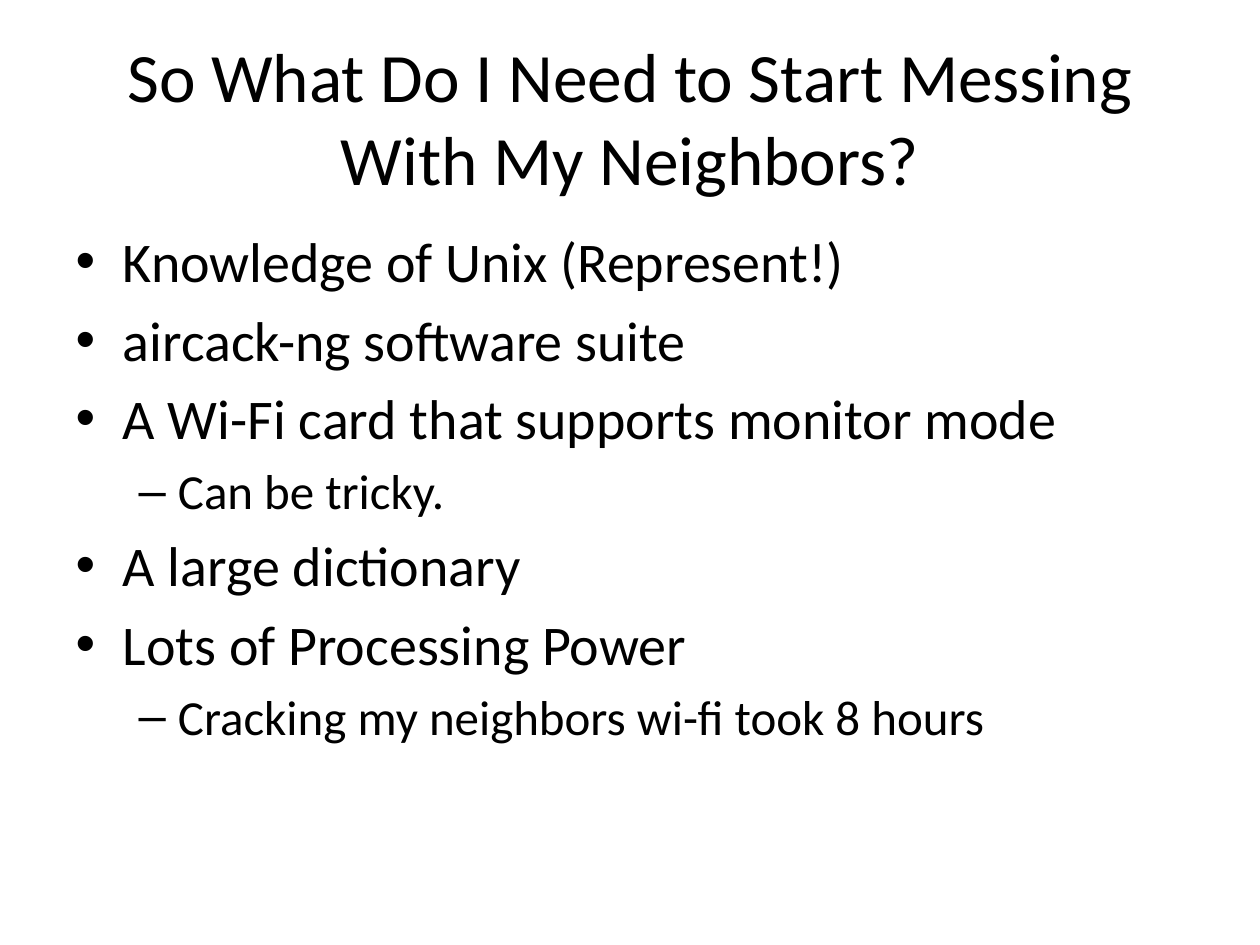
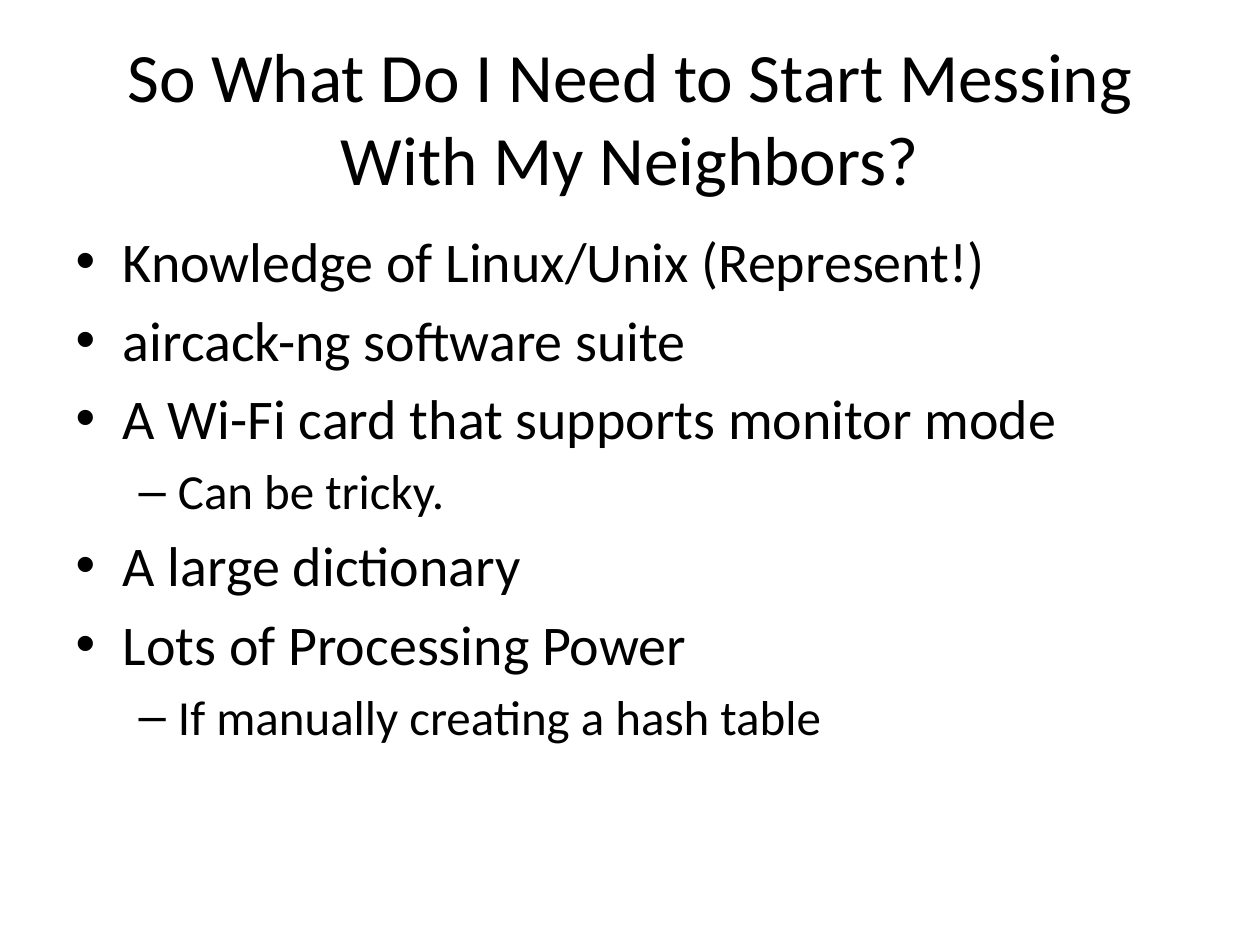
Before and after one commit to PaulVaroutsos/Scripts-Algorithms-and-Other-Projects, a slide deck: slide 7 of Cracking Wireless Networks/Cracking Wireless Networks.pptx. Drawn at 1260x945 pixels with LibreOffice and Linux fonts; fonts in the diff are those of the drawing. Boxes give left, top, right and bottom in pixels: in the first picture for what was removed or moved away, otherwise in the second. Text is boxed around its words. In the diff, an @@ line names an element or a change of style, - is before the commit and + after.

Commit message:
Clarity

```diff
--- a/Cracking Wireless Networks/Cracking Wireless Networks.pptx
+++ b/Cracking Wireless Networks/Cracking Wireless Networks.pptx
@@ text at <box>123,241,985,292</box>: text changed @@
-• Knowledge of Unix (Represent!)
+• Knowledge of Linux/Unix (Represent!)
@@ text at <box>178,701,821,744</box>: text changed @@
-  – Cracking my neighbors wi-fi took 8 hours
+  – If manually creating a hash table
```
